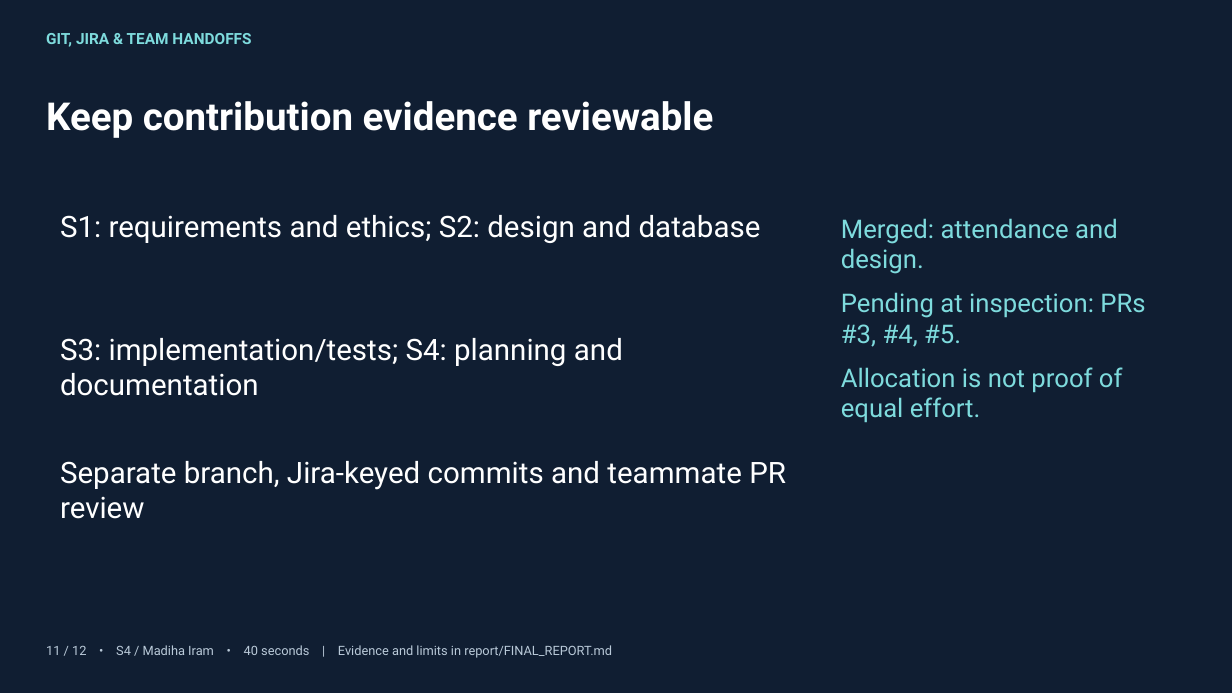
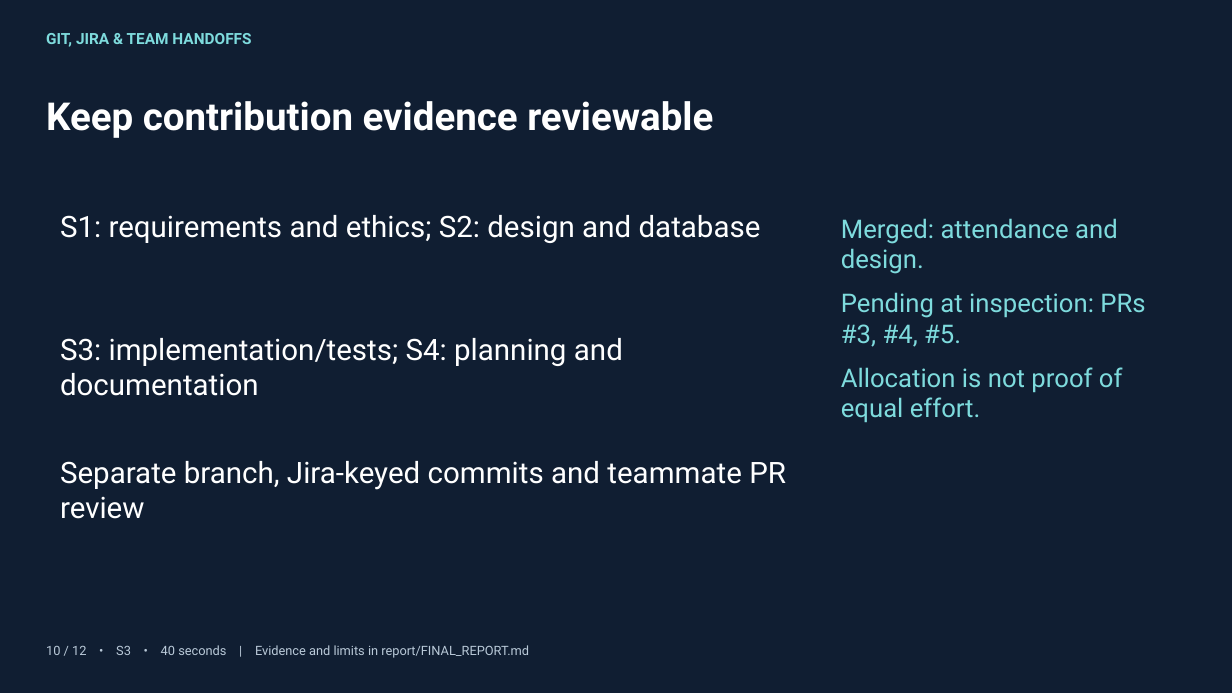
Before and after one commit to sahid-alam/attendance-academic-monitor, a slide deck: slide 10 of presentation/AAM_PRESENTATION.pptx (slide 11 before the commit). Drawn at 1232x693 pixels with LibreOffice and Linux fonts; fonts in the diff are those of the drawing. Boxes give left, top, right and bottom in pixels: in the first picture for what was removed or moved away, otherwise in the second. Text is boxed around its words. In the diff, an @@ line names an element or a change of style, - is before the commit and + after.

Commit message:
AAM-33 AAM-34 AAM-35 AAM-36 reconcile Jira acceptance and finalize submission exports

```diff
--- a/presentation/AAM_PRESENTATION.pptx
+++ b/presentation/AAM_PRESENTATION.pptx
@@ text at <box>46,645,529,658</box>: text changed @@
-11 / 12 • S4 / Madiha Iram • 40 seconds | Evidence and limits in report/FINAL_REPORT.md
+10 / 12 • S3 • 40 seconds | Evidence and limits in report/FINAL_REPORT.md
```
Also in this commit, not shown: 8 other slides changed, 11 other files.
